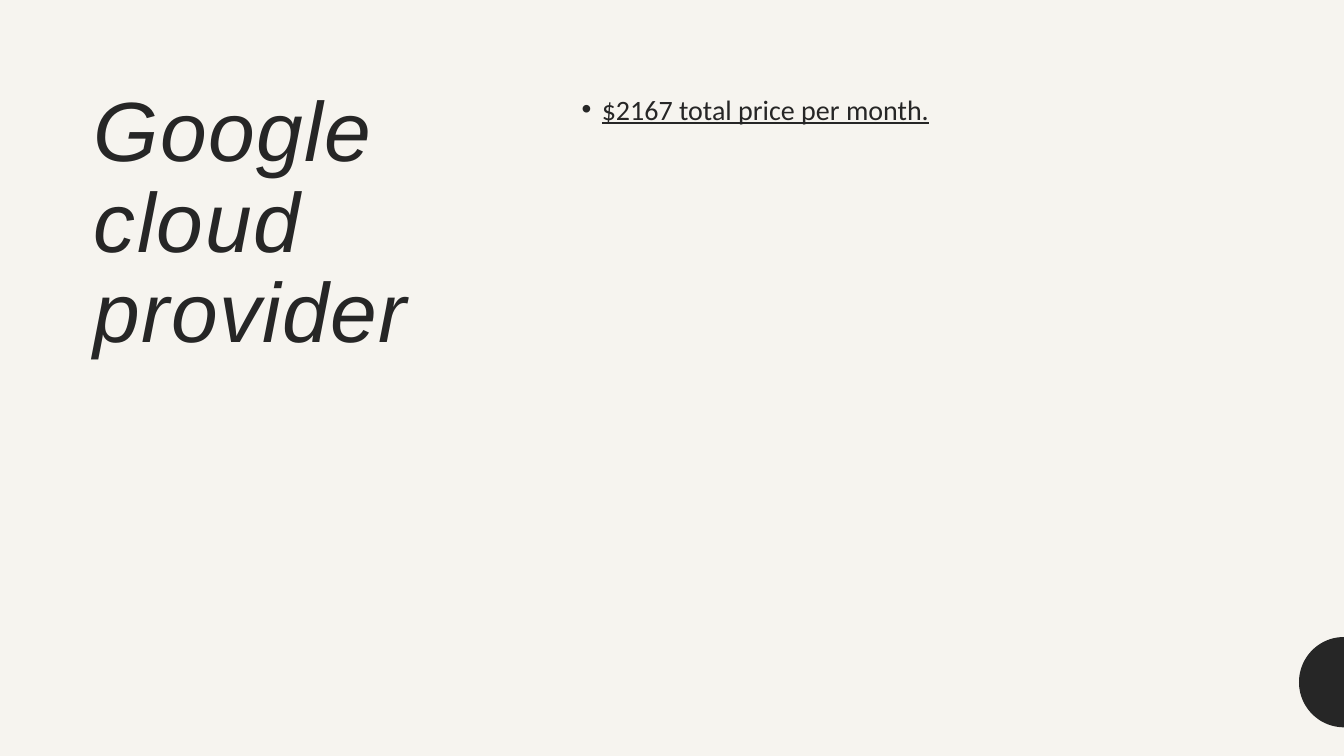
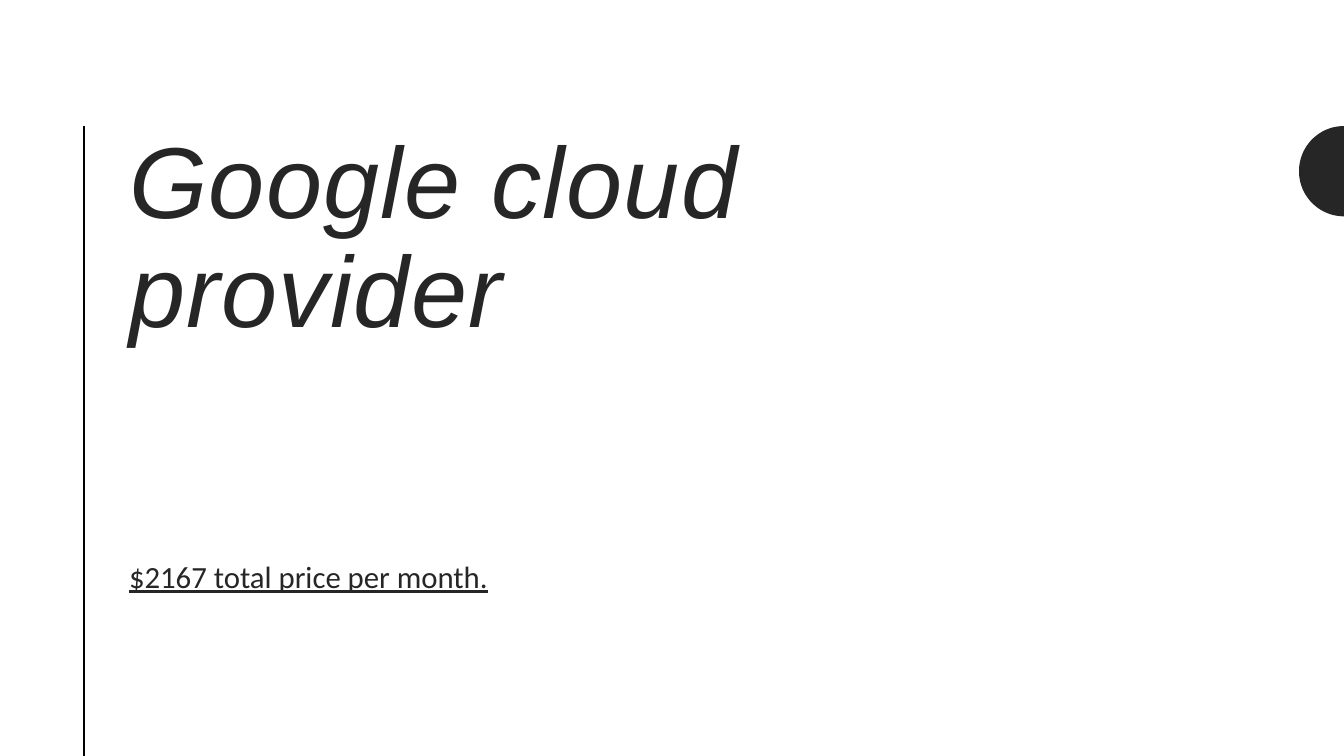
Before and after one commit to Warglaive/SaaS-MachineLearningPlatform-Research, a slide deck: slide 8 of Simple use case cost comparison/ResearchCostMLLibraries.pptx. Drawn at 1344x756 pixels with LibreOffice and Linux fonts; fonts in the diff are those of the drawing. Boxes give left, top, right and bottom in pixels: in the first picture for what was removed or moved away, otherwise in the second. Text is boxed around its words. In the diff, an @@ line names an element or a change of style, - is before the commit and + after.

```diff
--- a/Simple use case cost comparison/ResearchCostMLLibraries.pptx
+++ b/Simple use case cost comparison/ResearchCostMLLibraries.pptx
@@ background #F6F4EF to #FFFFFF @@
@@ rectangle added at (0, 0, 1344, 756), fill #FFFFFF @@
@@ line added from (84, 141) to (84, 756), #232C41 1.5 pt @@
@@ line added from (84, 126) to (84, 756), #000000 1.5 pt @@
@@ title "Google cloud provider": place and size @@
-title "Google cloud provider" at (94, 100, 407, 358)
+title "Google cloud provider" at (129, 145, 737, 345)
@@ title "Google cloud provider" at (129, 145, 737, 345): size 60 to 72 pt @@
@@ freeform shape added at (1300, 126, 1344, 217), fill #262626 @@
@@ text "$2167 total price per month.": place and size @@
-text "$2167 total price per month." at (602, 100, 929, 125)
+text "$2167 total price per month." at (129, 566, 488, 593)
@@ text "$2167 total price per month." at (129, 566, 488, 593): size 20 to 22 pt; bullet • to none; line spacing 1.1 to 1 @@
@@ freeform shape added at (1300, 637, 1344, 728), fill #262626 @@
```
Also in this commit, not shown: 2 slides added.
